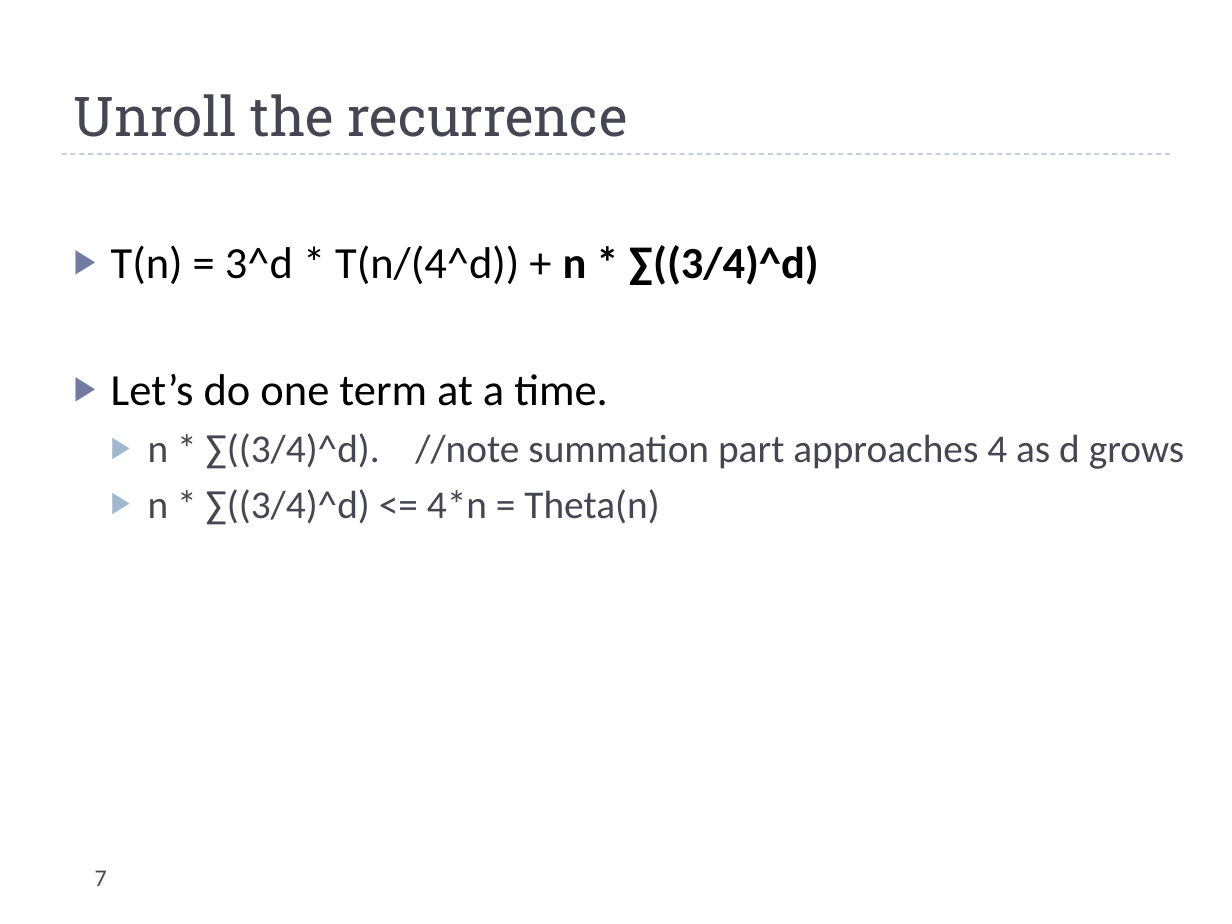
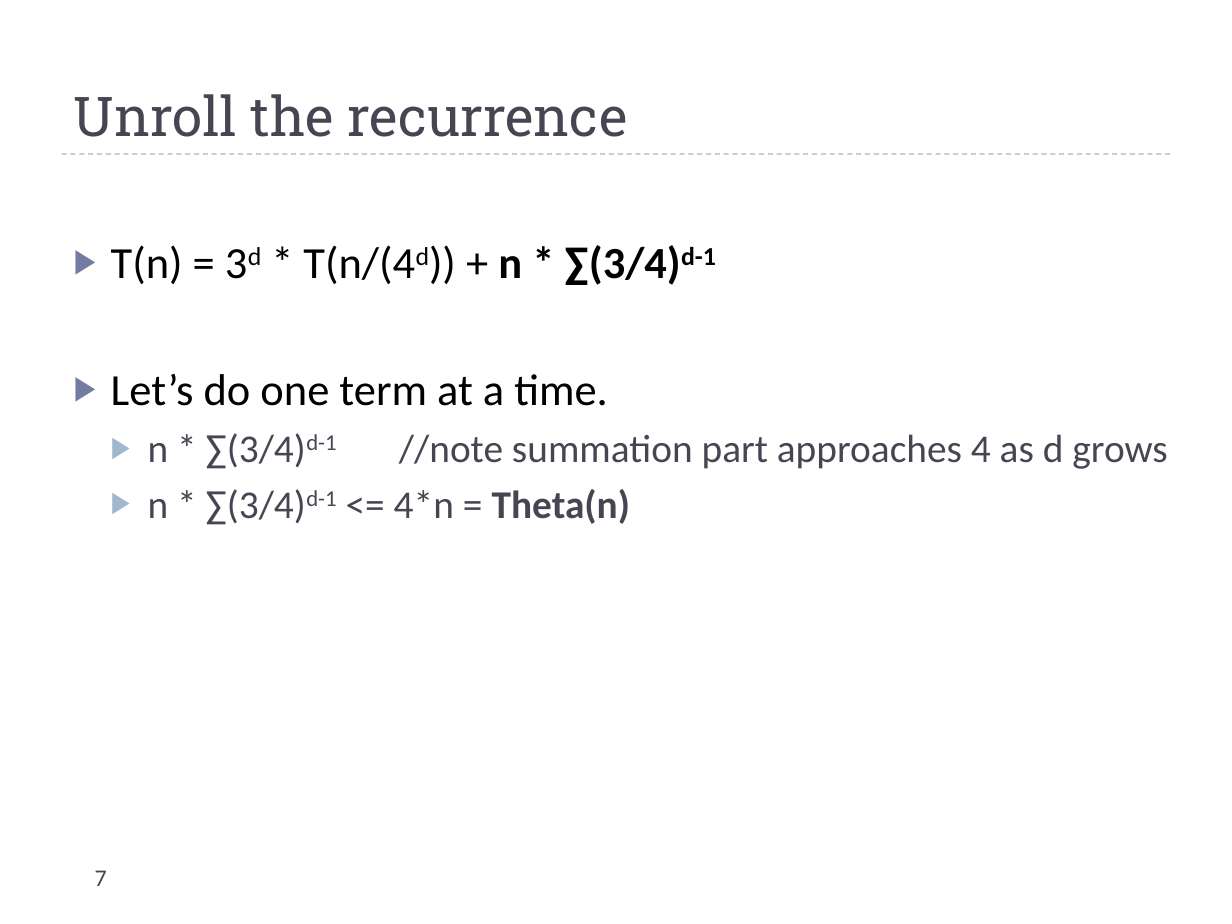
Before and after one commit to uva-cs/cs4102-f21, a slide deck: slide 7 of slides/recurrences_live.pptx. Drawn at 1232x924 pixels with LibreOffice and Linux fonts; fonts in the diff are those of the drawing. Boxes give left, top, right and bottom in pixels: in the first picture for what was removed or moved away, otherwise in the second. Text is boxed around its words. In the diff, an @@ line names an element or a change of style, - is before the commit and + after.

```diff
--- a/slides/recurrences_live.pptx
+++ b/slides/recurrences_live.pptx
@@ text at (x1=111, y1=245, x2=716, y2=285): text changed @@
-▶ T(n) = 3^d * T(n/(4^d)) + n * ∑((3/4)^d)
+▶ T(n) = 3d * T(n/(4d)) + n * ∑(3/4)d-1
@@ text at (x1=148, y1=433, x2=1167, y2=525): text changed @@
-  ▶ n * ∑((3/4)^d). //note summation part approaches 4 as d grows
-  ▶ n * ∑((3/4)^d) <= 4*n = Theta(n)
+  ▶ n * ∑(3/4)d-1 //note summation part approaches 4 as d grows
+  ▶ n * ∑(3/4)d-1 <= 4*n = Theta(n)
```
Also in this commit, not shown: 4 other slides changed, 3 other files.
